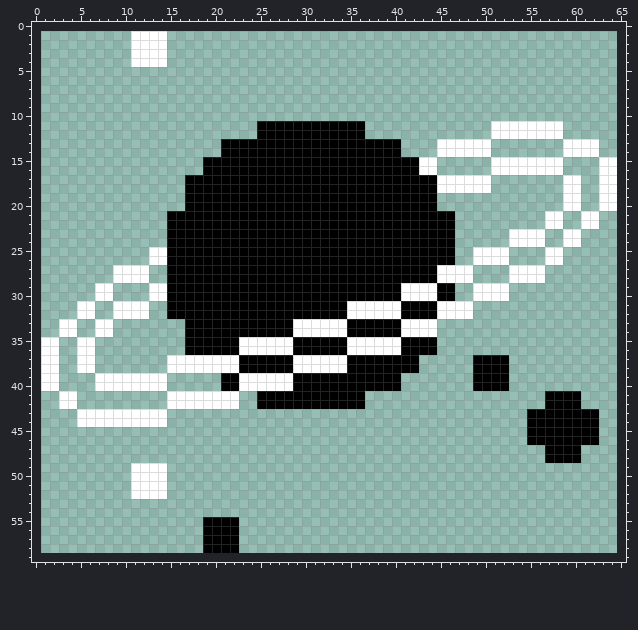
File history of a sprite sheet, source/img/scene/11b_planet.png. Above is the file before it was changed.
The file is 64x58 pixels. The old version is drawn lined up with the new one, on the new canvas.
Now the later version:
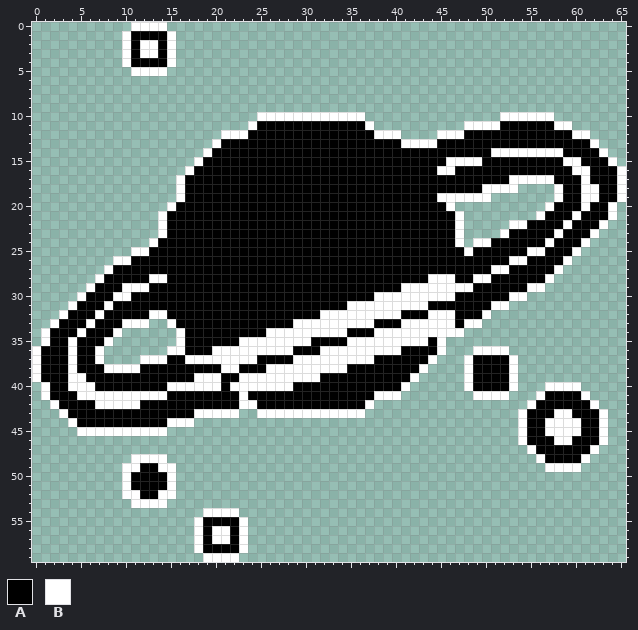
Palette (. is transparent): A #000000  B #ffffff
The exact change:
canvas 64x58 -> 66x60, the old top-left corner now at 1,1
Changed rows in their new state; - is an unchanged pixel.
first column x 10:
 0 -BBBB-
 1 BAAAAB
 2 BA--AB
 3 BA--AB
 4 BAAAAB
 5 -BBBB-
first column x 0:
10 -------------------------BBBBBBBBBBBB---------------BBBBBB--------
11 ------------------------B------------B----------BBB-AAAAAA-B------
12 ---------------------BBBA------------ABBB----BBBAAAAAAAAAAAABB----
13 --------------------B--------------------BBBBAAAAAAAAAAAAAAAAA----
14 -------------------BA--------------------AAAAAAAAAABBBBBBBBAAAAB--
15 ------------------B------------------------AAABBBBAAAAAAAAABBAAA--
16 -----------------BA------------------------AABBAAAAAAAAAAAAABBAAAB
17 ----------------B----------------------------AAAAAAAABBBBBAAABAAAB
18 ----------------B----------------------------AAAAA-BBB----BAABBAAB
19 ----------------B----------------------------BBBBBB-------BAABBAAB
20 ---------------BA----------------------------AB----------BAAABAA--
21 --------------B--------------------------------B--------BAAABAAAB-
22 --------------B--------------------------------B-----BBAAAABAAAB--
23 --------------B--------------------------------B----BAAAAABAAAB---
24 -------------BA--------------------------------B-BBAAAAAABAAAB----
25 -----------BBAA--------------------------------ABAAAAAABBAAAB-----
26 ---------BBAAAA--------------------------------AAAAAABBAAAAB------
27 --------BAAAAAA------------------------------AAAAAABBAAAAAB-------
28 -------BAAAAABB-----------------------------B--AABBAAAAAAB--------
29 ------BAAABBBAA------------------------------BBBBAAAAAABB---------
30 -----BAAABBAAAA-----------------------BBB----BBAAAAAABB-----------
31 ----BAAABAAAAAA--------------------------BBB-AAAAAABB-------------
32 ---BAAABAAAAABB-----------------BBB---------B--AAAB---------------
33 --BAAABAAABBB--BA------------------BBB-------BBABB----------------
34 -BAAABAAAB------B---------BBB---------BBB----BBB------------------
35 --AABAAAB-------B------------BB----------BBB-B--------------------
36 BAAABAAB-------BB---BBB---------BBB----------B---BBBB-------------
37 BAAABAAB----BBBAA------BB----------BBB-----AB---B----B------------
38 BAAABAAABBBBAAAAAAAAA-----BBB--------------B----B----B------------
39 BAAABBAAAAAAAAAAAABBB--------BBB---------AB-----B----B------------
40 --AABBBAAAAAAAABBBBBB-B------------------B------B----B---BBBB-----
41 -BAAABBBBBBBBBBAAAAAAAABA------------ABBB--------BBBB---B----B----
42 --BAAAABBBBBAAAAAAAAAAABB------------B-----------------BA----AB---
43 ---BAAAAAAAAAAAAAABBBBB--BBBBBBBBBBBB-----------------B---BB---B--
44 ----BAAAAAAAAAABBB------------------------------------B--BBBB--B--
45 -----BBBBBBBBBB---------------------------------------B--BBBB--B--
46 ------------------------------------------------------B---BB---B--
47 -------------------------------------------------------BA----AB---
48 -----------BBBB-----------------------------------------B----B----
49 ----------B-AA-B-----------------------------------------BBBB-----
50 ----------BAAAAB--------------------------------------------------
51 ----------BAAAAB--------------------------------------------------
52 ----------B-AA-B--------------------------------------------------
53 -----------BBBB---------------------------------------------------
54 -------------------BBBB-------------------------------------------
55 ------------------B----B------------------------------------------
56 ------------------B-BB-B------------------------------------------
57 ------------------B-BB-B------------------------------------------
58 ------------------B----B------------------------------------------
59 -------------------BBBB-------------------------------------------
Where, in picture pixels (left, top, right, bottom), the same in both pictures:
changed: (122, 22, 176, 76)
changed: (32, 112, 626, 562)
